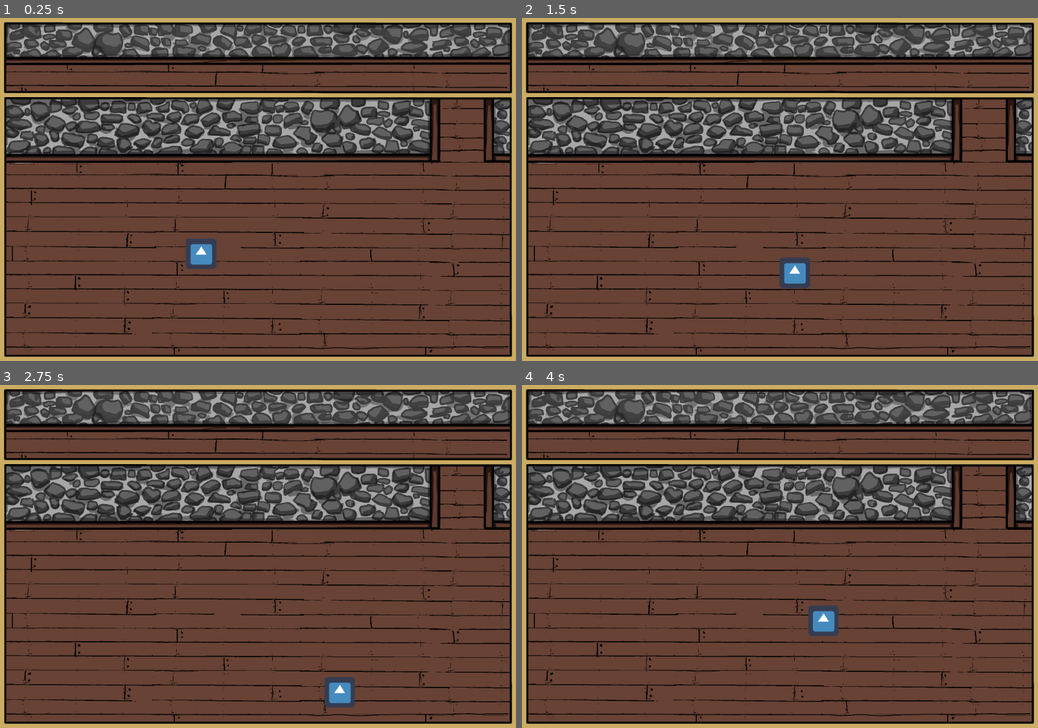
Above: before the commit, frames 1-4 (two rows, left to right).
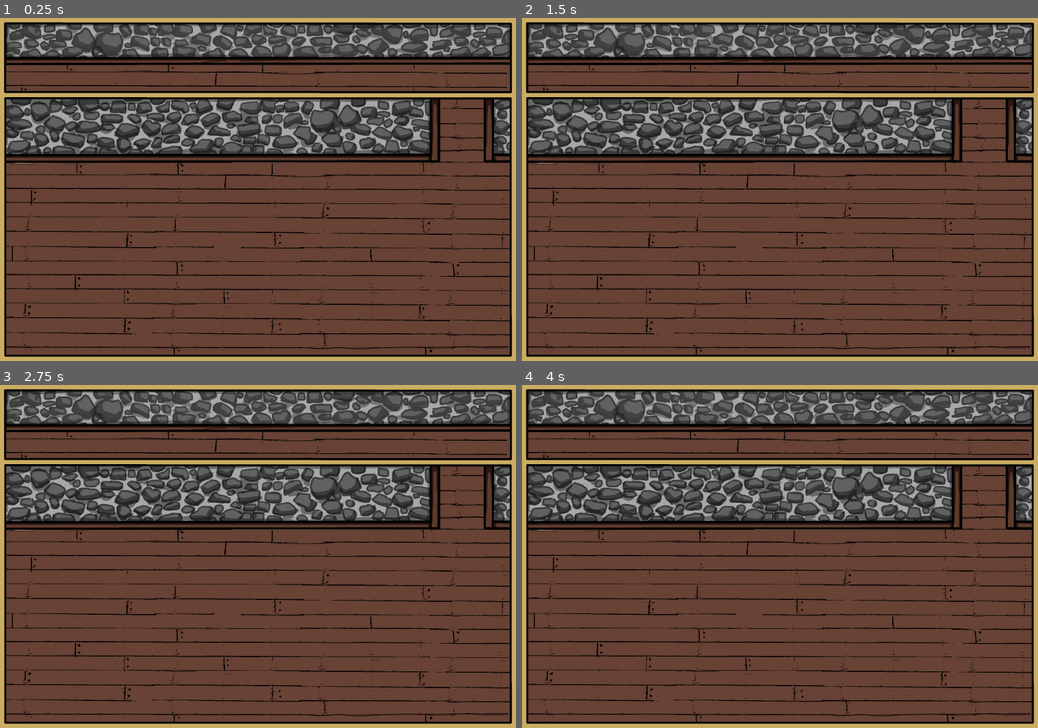
Above: after the commit, the same moments.

Repository: AtomicPotatoEmil/Create_Jam-Fall-2020
Game: Godot game, scene res://bar/Bar.tscn
Same seed, same stepped clock (60 frames per second), same inputs: the game is played once before the commit and once after it. The project has no main scene, so this scene is started directly. The engine's default icon, where the game draws it, is replaced by a stand-in: a white triangle on a blue panel in a dark square.
Inputs:
- Up to frame 1 (0.25 s): no input
- Up to frame 2 (1.5 s): tap Enter at 0.5 s; hold D (right) 0.53-1.28 s; hold S (down) from 1.28 s (still down)
- Up to frame 3 (2.75 s): release S (down) at 2.03 s; hold D (right) from 2.03 s (still down)
- Up to frame 4 (4 s): release D (right) at 2.78 s; hold W (up) 2.78-3.53 s; hold A (left) from 3.53 s (still down)

The runs differ from the first frame. In frame 1, 0.5% of the frame differs, in the area x 36-42%, y 64-74%; in frame 2, 0.5%, in the area x 49-56%, y 69-79%; in frame 3, 0.5%; in frame 4, 0.5%.

Commit message:
follow up commit

Diff:
--- a/src/bar/Bar.tscn
+++ b/src/bar/Bar.tscn
@@ -1,11 +1,10 @@
-[gd_scene load_steps=14 format=2]
+[gd_scene load_steps=13 format=2]
 
 [ext_resource path="res://bar/assets/Wall_back_room.png" type="Texture" id=1]
 [ext_resource path="res://bar/assets/floors.png" type="Texture" id=2]
 [ext_resource path="res://bar/assets/Wall_front_room.png" type="Texture" id=3]
 [ext_resource path="res://bar/assets/boarder2.png" type="Texture" id=4]
 [ext_resource path="res://bar/assets/boarder1.png" type="Texture" id=5]
-[ext_resource path="res://test/dummy_player/DummyPlayer.tscn" type="PackedScene" id=6]
 
 [sub_resource type="RectangleShape2D" id=1]
 extents = Vector2( 1075.77, 13.5125 )
@@ -78,9 +77,6 @@
 position = Vector2( 1013.34, -19.5578 )
 shape = SubResource( 3 )
 
-[node name="DummyPlayer" parent="YSort" instance=ExtResource( 6 )]
-position = Vector2( 420.902, 526.667 )
-
 [node name="BorderOutline" type="Sprite" parent="."]
 scale = Vector2( 0.5, 0.5 )
 texture = ExtResource( 5 )
